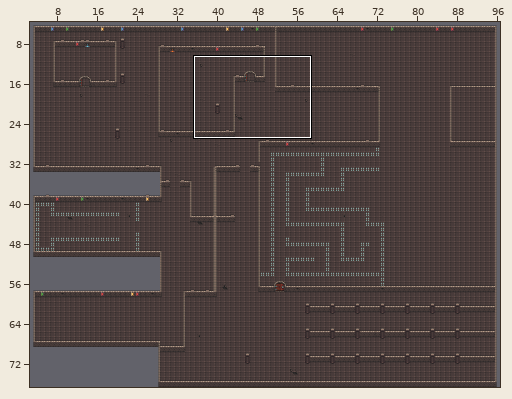
Two versions of a level (Tiled map, assets/mapa_dungorcs.tmx). The picture above shows the old version from afar; the outline marks the close-up.
Close-up. Earlier state:
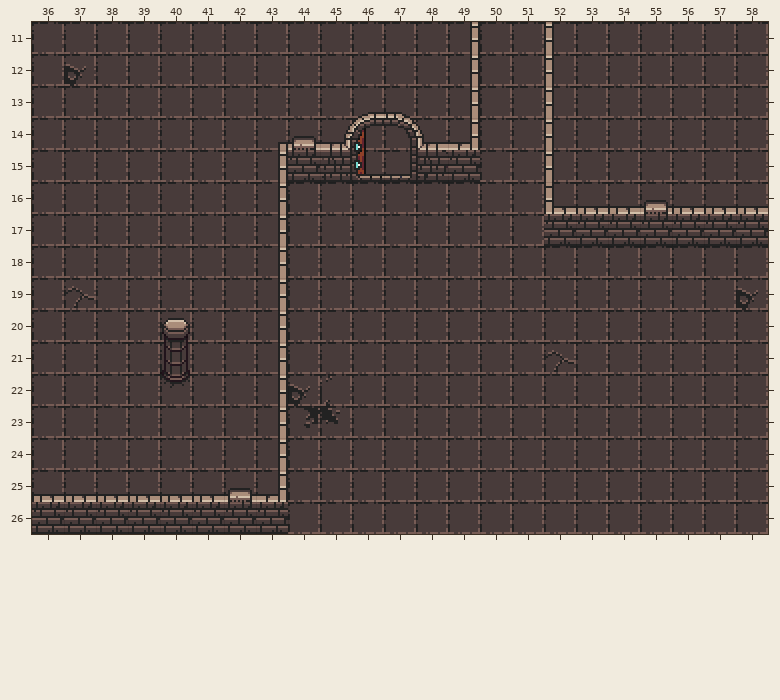
Cells are 16x16 px. Shown: x 36..58, y 11..26. The commit also changed other parts of the map, which this record leaves out.
Once edited:
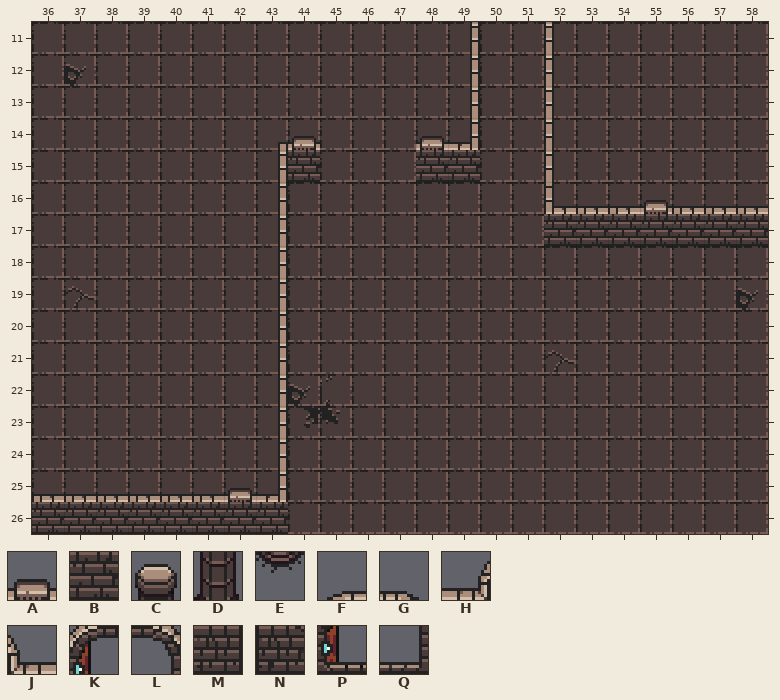
Key: from "dungeon_tileset": A 4, B 34, C 165, D 197, E 229, F 418, G 419, H 449, J 452, K 453, L 454, M 481, N 484, P 485, Q 486.
_ is an empty cell, . an unchanged one.
Edits made:
--- layer "Paredes"
@@ x 48..48 @@
-14 _
-15 _
+14 A
+15 B
@@ x 40..40 @@
-20 C
-21 D
-22 E
+20 _
+21 _
+22 _
--- layer "Puertas" (removed)
@@ x 45..48 @@
-13 .FG.
-14 HKLJ
-15 MPQN
+13 .__.
+14 ____
+15 ____
Changed places in both close-ups, as pixel boxes (x1, y1, x2, y2):
changed: (320, 112, 448, 182)
removed: (160, 318, 190, 388)
